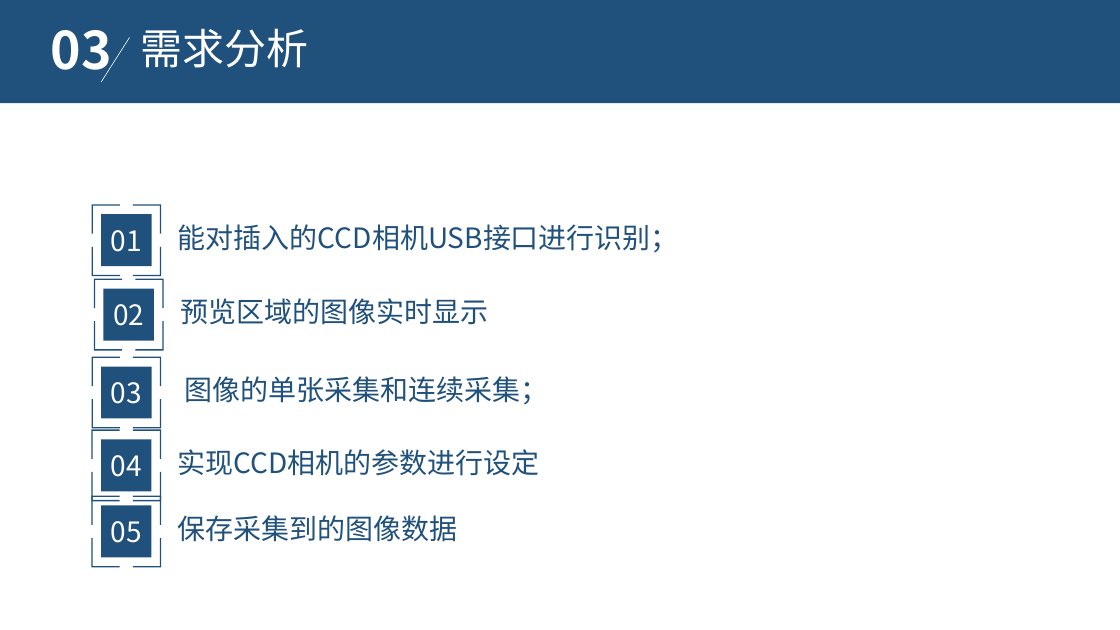
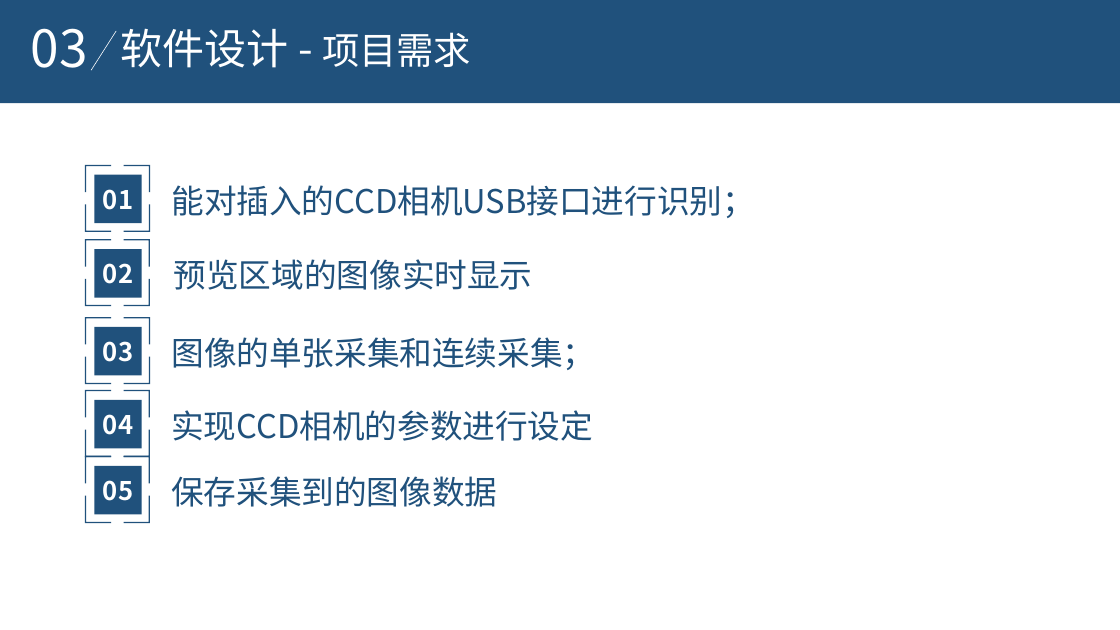
Before and after one commit to aihes/PylonCamera, a slide deck: slide 5 of paper/激光散斑系统CCD相机数据采集控制软件设计.ppt (slide 8 before the commit). Drawn at 1120x630 pixels with LibreOffice and Linux fonts; fonts in the diff are those of the drawing; background and template pictures are left out. Boxes give left, top, right and bottom in pixels: in the first picture for what was removed or moved away, otherwise in the second. Text is boxed around its words. In the diff, an @@ line names an element or a change of style, - is before the commit and + after.

```diff
--- a/paper/激光散斑系统CCD相机数据采集控制软件设计.ppt
+++ b/paper/激光散斑系统CCD相机数据采集控制软件设计.ppt
@@ text "03": place and size @@
-text "03" at [51,30,112,82]
+text "03" at [31,28,88,68]
@@ text "03" at [31,28,88,68]: size 44.4 to 44 pt, bold off; line spacing 0.8 to 0.9 @@
@@ text added at [121,28,471,68], 36 pt, text #FFFFFF @@
+软件设计 - 项目需求
@@ text removed at [140,28,308,68] @@
-需求分析
@@ line moved from (129, 38) - (101, 82) to (116, 31) - (91, 71) @@
@@ freeform shape: place and size @@
-freeform shape at [92,495,161,568]
+freeform shape at [85,165,150,232]
@@ rectangle "01": place and size @@
-rectangle "01" at [101,214,151,266]
+rectangle "01" at [95,175,142,223]
@@ text "能对插入的CCD相机USB接口进行识别；": place and size @@
-text "能对插入的CCD相机USB接口进行识别；" at [178,224,679,252]
+text "能对插入的CCD相机USB接口进行识别；" at [171,185,755,218]
@@ freeform shape: place and size @@
-freeform shape at [92,204,161,276]
+freeform shape at [85,239,149,306]
@@ size 24 to 22 pt, bold on in 5 elements at [95,175,142,223], [95,327,142,375], [95,400,142,448], [95,466,142,515], [95,249,142,298] @@
@@ rectangle "02": place and size @@
-rectangle "02" at [103,289,154,341]
+rectangle "02" at [95,249,142,298]
@@ text "预览区域的图像实时显示": place and size @@
-text "预览区域的图像实时显示" at [180,298,488,325]
+text "预览区域的图像实时显示" at [174,259,533,290]
@@ freeform shape: place and size @@
-freeform shape at [94,279,164,351]
+freeform shape at [85,317,150,384]
@@ rectangle "03": place and size @@
-rectangle "03" at [101,366,151,418]
+rectangle "03" at [95,327,142,375]
@@ text "图像的单张采集和连续采集；": place and size @@
-text "图像的单张采集和连续采集；" at [184,376,548,404]
+text "图像的单张采集和连续采集；" at [171,337,595,370]
@@ freeform shape: place and size @@
-freeform shape at [92,357,161,428]
+freeform shape at [85,390,149,457]
@@ rectangle "04": place and size @@
-rectangle "04" at [101,439,151,491]
+rectangle "04" at [95,400,142,448]
@@ text "实现CCD相机的参数进行设定": place and size @@
-text "实现CCD相机的参数进行设定" at [178,449,540,476]
+text "实现CCD相机的参数进行设定" at [171,410,593,441]
@@ freeform shape: place and size @@
-freeform shape at [92,429,161,501]
+freeform shape at [85,456,149,523]
@@ rectangle "05": place and size @@
-rectangle "05" at [101,505,151,557]
+rectangle "05" at [95,466,142,515]
@@ size 24 to 28 pt in 5 elements at [171,185,755,218], [171,337,595,370], [171,410,593,441], [174,259,533,290], [171,476,497,507] @@
@@ text "保存采集到的图像数据": place and size @@
-text "保存采集到的图像数据" at [178,515,458,542]
+text "保存采集到的图像数据" at [171,476,497,507]
```
Also in this commit, not shown: 9 other slides changed, 2 slides added, 7 slides removed, 4 other files.
